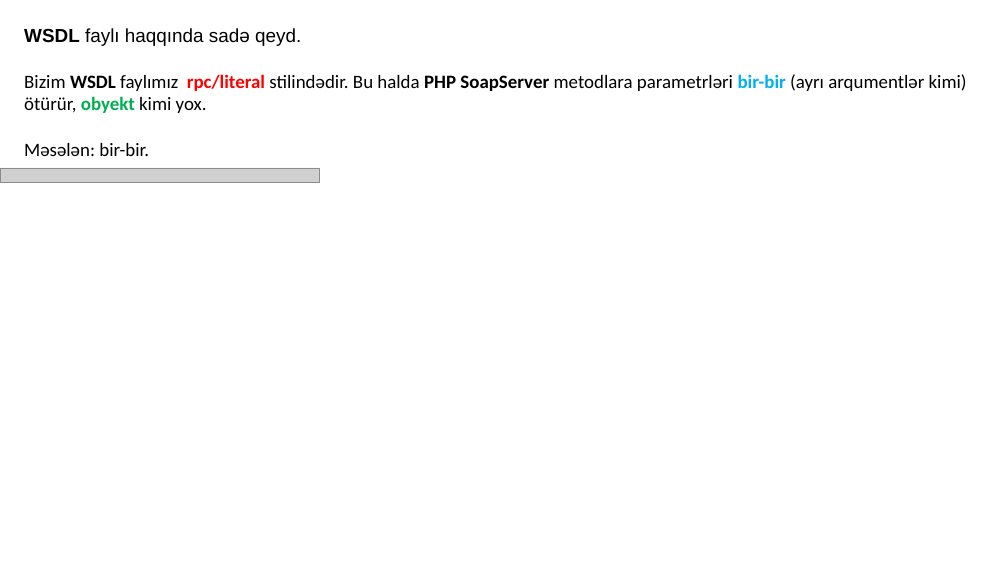
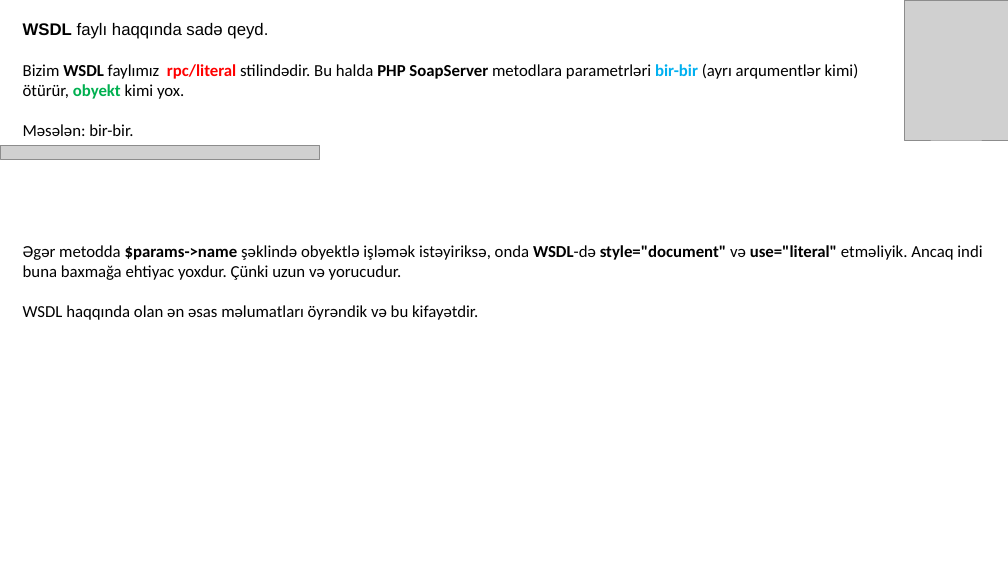
Before and after one commit to codeurient/REST-API, a slide deck: slide 124 of .lessons/6 SOAP - XML - XMLHttpRequest/1.pptx. Drawn at 1008x567 pixels with LibreOffice and Linux fonts; fonts in the diff are those of the drawing; grey boxes stand for pictures. Boxes give left, top, right and bottom in pixels: in the first picture for what was removed or moved away, otherwise in the second. Text is boxed around its words. In the diff, an @@ line names an element or a change of style, - is before the commit and + after.

Commit message:
app for wsdl

```diff
--- a/.lessons/6 SOAP - XML - XMLHttpRequest/1.pptx
+++ b/.lessons/6 SOAP - XML - XMLHttpRequest/1.pptx
@@ text at box(23, 23, 268, 136): size 18 to 16 pt in "WSDL faylı haqqında sadə qeyd.", "Məsələn: bir-bir." @@
@@ picture added at box(904, 0, 1008, 140) @@
@@ text at box(23, 64, 859, 99): text changed; size 18 to 16 pt @@
-Bizim WSDL faylımız rpc/literal stilindədir. Bu halda PHP SoapServer metodlara parametrləri bir-bir (ayrı arqumentlər kimi) ötürür, obyekt kimi yox.
+Bizim WSDL faylımız rpc/literal stilindədir. Bu halda PHP SoapServer metodlara parametrləri bir-bir (ayrı arqumentlər kimi)
+ötürür, obyekt kimi yox.
@@ picture: place and size @@
-picture at box(0, 168, 320, 182)
+picture at box(0, 145, 320, 160)
@@ text at box(23, 245, 982, 320): paragraph added @@
+Əgər metodda $params->name şəklində obyektlə işləmək istəyiriksə, onda WSDL-də style="document" və use="literal" etməliyik. Ancaq indi buna baxmağa ehtiyac yoxdur. Çünki uzun və yorucudur.
+WSDL haqqında olan ən əsas məlumatları öyrəndik və bu kifayətdir.
```
Also in this commit, not shown: 1 slide added, 1 slide removed, 2 other files.
